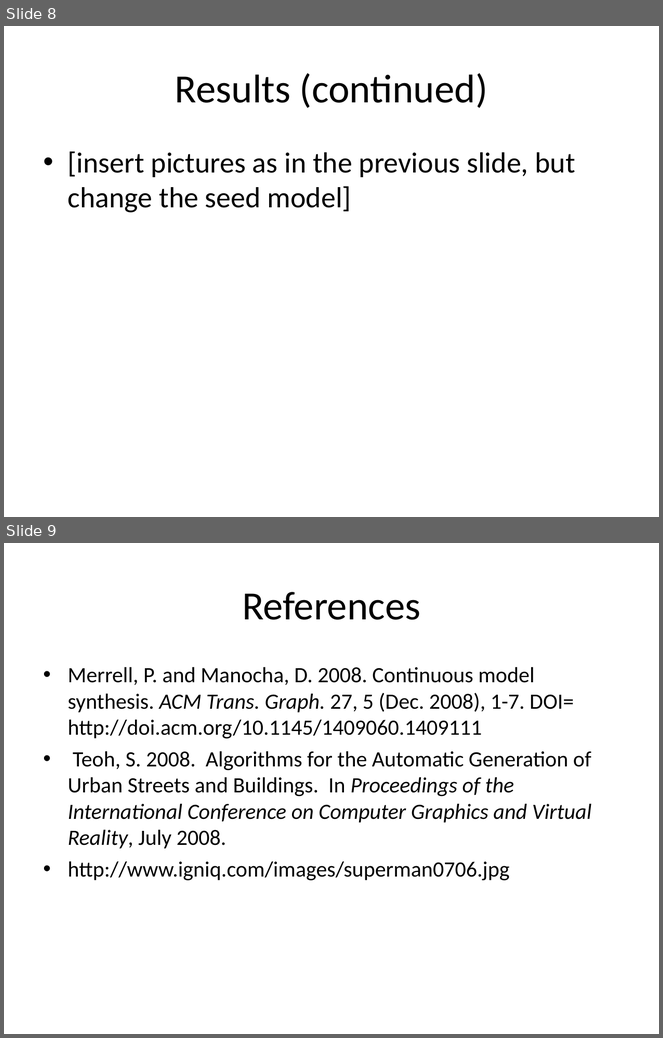
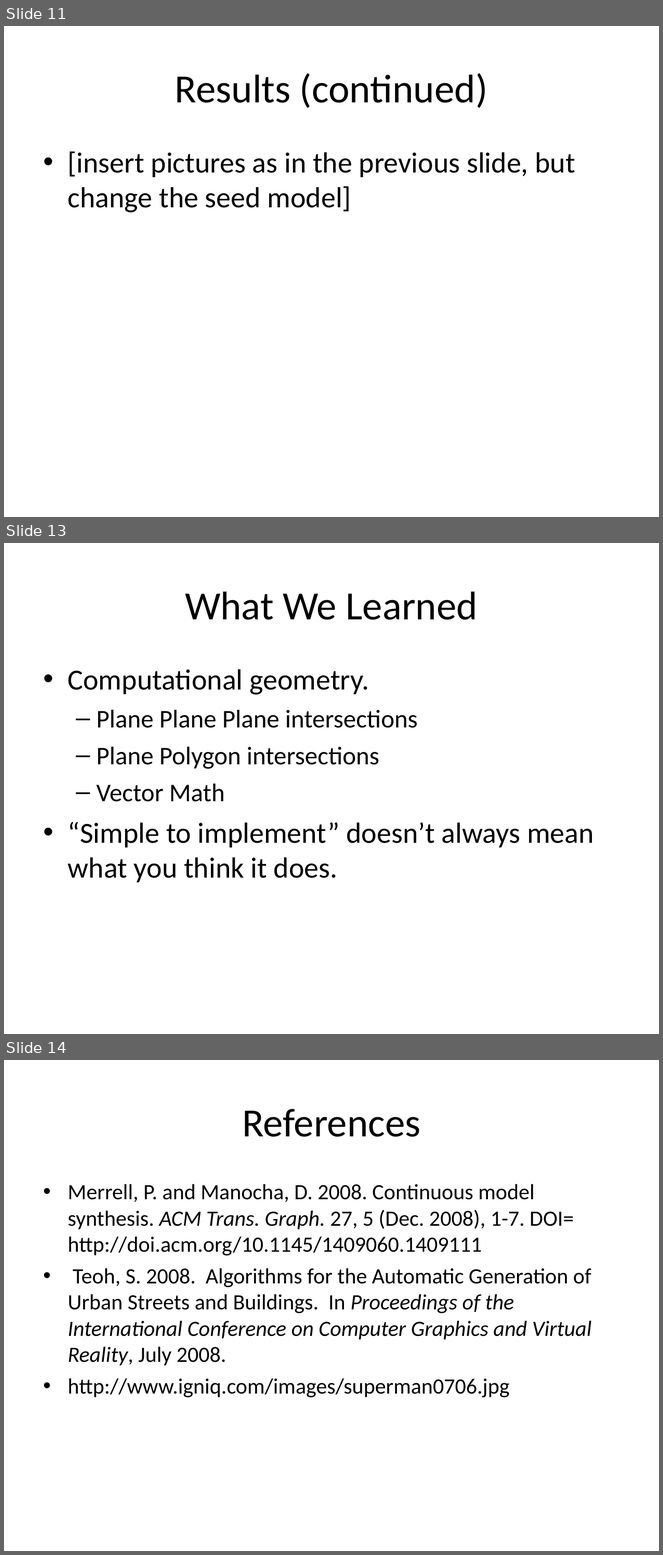
Before and after one commit to reinebold/cs580CMS, a slide deck: Documents/Creating a Procedural City.ppt. Shown one above the other, each under a label of ours: slides 8 and 9 before the commit, slides 11, 13 and 14 after it; the slides between them are not shown. The pictures are 663x1038 and 663x1555 pixels, drawn with LibreOffice and Linux fonts; fonts in the diff are those of the drawing. Boxes give left, top, right and bottom in pixels: in the first picture for what was removed or moved away, otherwise in the second. Text is boxed around its words. In the diff, an @@ line names an element or a change of style, - is before the commit and + after.

```diff
--- a/Documents/Creating a Procedural City.ppt
+++ b/Documents/Creating a Procedural City.ppt
@@ slide 13 added at box(4, 543, 659, 1034), background #FFFFFF @@
@@ title added at box(185, 591, 478, 620), 44 pt, text #000000 @@
+What We Learned
@@ text added at box(68, 669, 594, 883), 32 pt, text #000000 @@
+• Computational geometry.
+  – Plane Plane Plane intersections
+  – Plane Polygon intersections
+  – Vector Math
+• “Simple to implement” doesn’t always mean what you think it does.
@@ what was slide 8 is now slide 11 @@
@@ what was slide 9 is now slide 14 @@
```
Also in this commit, not shown: 2 slides changed, 7 other slides added, 3 slides removed, 3 other files.
